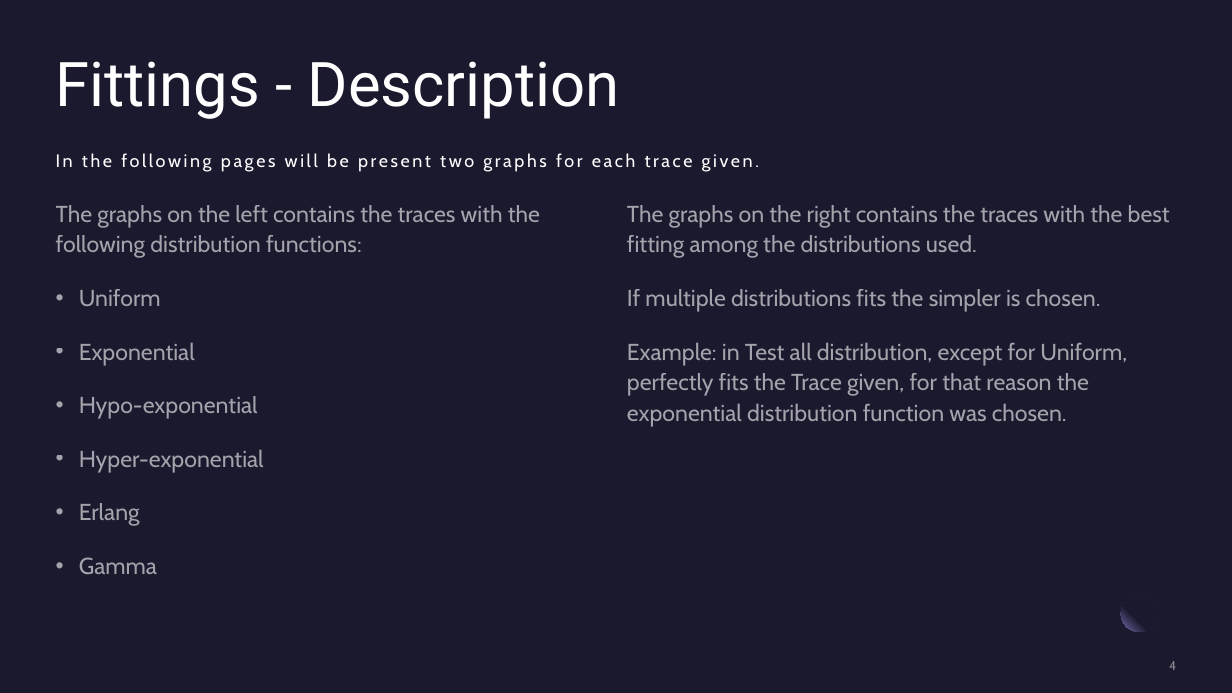
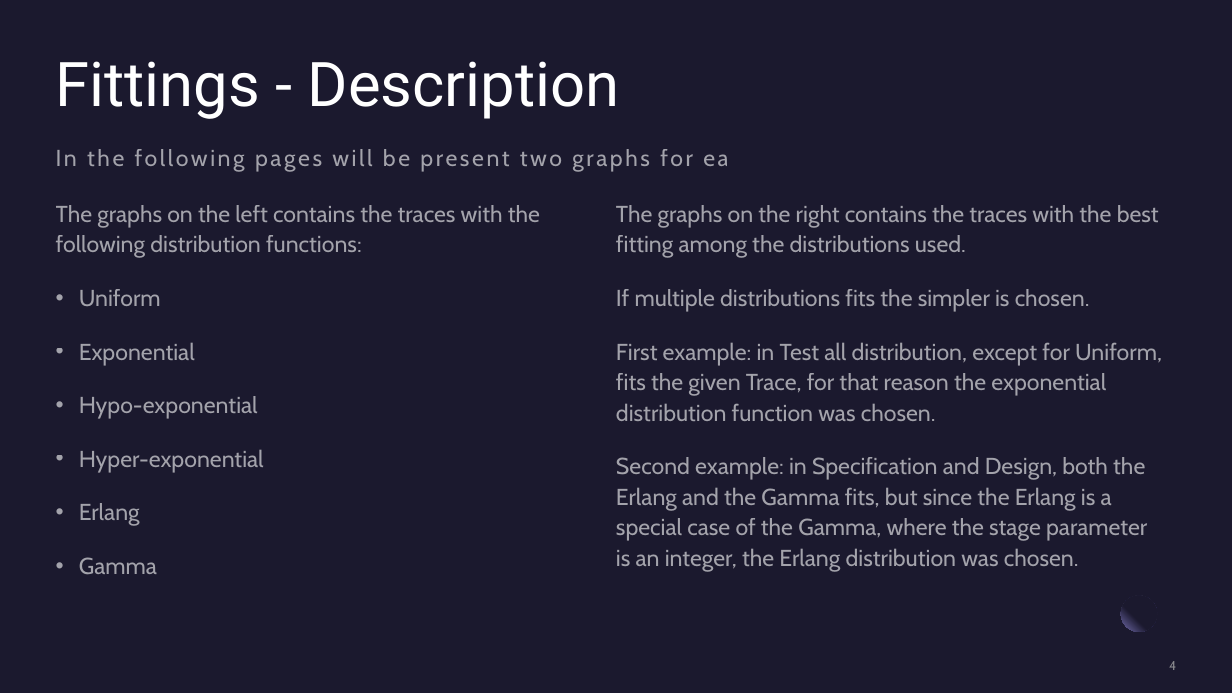
Before and after one commit to TiaSirio/Performance-Evaluation, a slide deck: slide 4 of Project/Project C.pptx. Drawn at 1232x693 pixels with LibreOffice and Linux fonts; fonts in the diff are those of the drawing. Boxes give left, top, right and bottom in pixels: in the first picture for what was removed or moved away, otherwise in the second. Text is boxed around its words. In the diff, an @@ line names an element or a change of style, - is before the commit and + after.

```diff
--- a/Project/Project C.pptx
+++ b/Project/Project C.pptx
@@ text "In the following pages will ..." at (56,205,1070,392): size 14 to 18 pt, text colour #FFFFFF to #FFFFFF at 60% opacity @@
@@ text "The graphs on the right ...": place and size @@
-text "The graphs on the right ..." at (627,205,1170,427)
+text "The graphs on the right ..." at (616,205,1162,572)
@@ text at (616,342,1162,572): text changed @@
-Example: in Test all distribution, except for Uniform, perfectly fits the Trace given, for that reason the exponential distribution function was chosen.
+First example: in Test all distribution, except for Uniform, fits the given Trace, for that reason the exponential distribution function was chosen.
+Second example: in Specification and Design, both the Erlang and the Gamma fits, but since the Erlang is a special case of the Gamma, where the stage parameter is an integer, the Erlang distribution was chosen.
```
Also in this commit, not shown: 7 other slides changed, 1 slide added, 1 slide removed, 3 other files.
